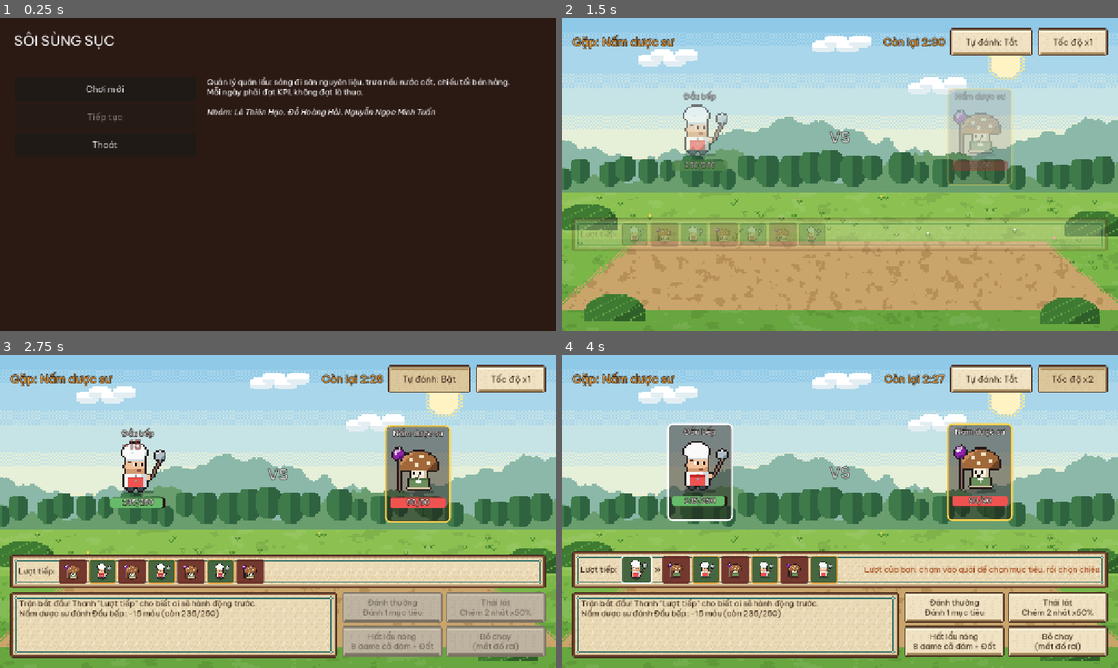
Above: before the commit, frames 1-4 (two rows, left to right).
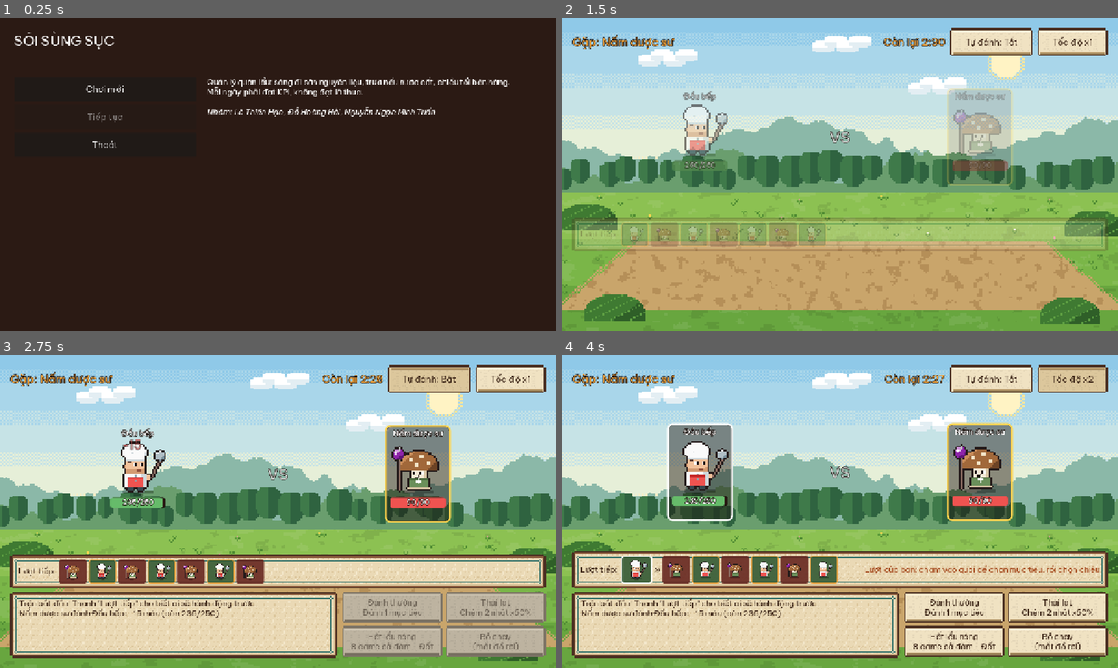
Above: after the commit, the same moments.

Repository: Znoywho/HotPot_SUNSUT
Game: Godot game, scene res://scenes/main_menu/main_menu.tscn
Same seed, same stepped clock (60 frames per second), same inputs: the game is played once before the commit and once after it.
Inputs (mouse positions are in pixels of both pictures, inside the frame that each line leads up to):
- Up to frame 1 (0.25 s): no input
- Up to frame 2 (1.5 s): click "Chơi mới" at 0.5 s; click (806, 161) at 1.27 s
- Up to frame 3 (2.75 s): click "Tự đánh: Tắt" at 2 s
- Up to frame 4 (4 s): click "Tự đánh: Bật" at 2.75 s; click "Tốc độ x1" at 3.5 s

The runs differ from the first frame. In frame 1, 1.5% of the frame differs, in the area x 2-92%, y 4-42%; in frame 2, 0.8%; in frame 3, 2.9%; in frame 4, 3.4%, in the area x 1-99%, y 3-97%.

Commit message:
Icon of HUD

Diff:
--- a/project.godot
+++ b/project.godot
@@ -37,5 +37,6 @@
 
 [rendering]
 
+textures/canvas_textures/default_texture_filter=0
 renderer/rendering_method="gl_compatibility"
 renderer/rendering_method.mobile="gl_compatibility"
--- /dev/null
+++ b/scenes/common/hud.gd
@@ -0,0 +1 @@
+extends CanvasLayer
--- /dev/null
+++ b/scenes/common/hud.tscn
@@ -0,0 +1,66 @@
+[gd_scene format=3 uid="uid://d1faq4lq7n452"]
+
+[ext_resource type="Script" uid="uid://c3d1v0m2f7rs" path="res://scenes/common/hud.gd" id="1_pcol3"]
+[ext_resource type="StyleBox" path="res://scenes/common/hud_box.tres" id="2_box"]
+
+[sub_resource type="SpriteFrames" id="SpriteFrames_ynscc"]
+
+[node name="Hud" type="CanvasLayer" unique_id=1164983042]
+script = ExtResource("1_pcol3")
+
+[node name="TopBar" type="PanelContainer" parent="." unique_id=631558162]
+anchors_preset = 10
+anchor_right = 1.0
+offset_bottom = 21.0
+grow_horizontal = 2
+theme_override_styles/panel = ExtResource("2_box")
+
+[node name="Row" type="HBoxContainer" parent="TopBar" unique_id=1687317081]
+layout_mode = 2
+theme_override_constants/separation = 32
+
+[node name="DayLabel" type="Label" parent="TopBar/Row" unique_id=918274651]
+layout_mode = 2
+theme_override_colors/font_color = Color(0.23137255, 0.14117648, 0.08627451, 1)
+theme_override_font_sizes/font_size = 20
+text = "Ngày 1"
+
+[node name="KpiLabel" type="Label" parent="TopBar/Row" unique_id=402761938]
+layout_mode = 2
+theme_override_colors/font_color = Color(0.23137255, 0.14117648, 0.08627451, 1)
+theme_override_font_sizes/font_size = 20
+text = "KPI: 300.000đ"
+
+[node name="Spacer" type="Control" parent="TopBar/Row" unique_id=775120364]
+layout_mode = 2
+size_flags_horizontal = 3
+
+[node name="StarsLabel" type="Label" parent="TopBar/Row" unique_id=1540382716]
+layout_mode = 2
+theme_override_colors/font_color = Color(0.23137255, 0.14117648, 0.08627451, 1)
+theme_override_font_sizes/font_size = 20
+text = "Sao: 3.0"
+
+[node name="TimerLabel" type="Label" parent="TopBar/Row" unique_id=266490183]
+layout_mode = 2
+theme_override_colors/font_color = Color(0.23137255, 0.14117648, 0.08627451, 1)
+theme_override_font_sizes/font_size = 20
+text = "2:30"
+
+[node name="BoxContainer" type="BoxContainer" parent="TopBar/Row" unique_id=500810568]
+layout_mode = 2
+
+[node name="MoneyGroup" type="HBoxContainer" parent="TopBar/Row" unique_id=368815833]
+layout_mode = 2
+
+[node name="MoneyLabel" type="Label" parent="TopBar/Row/MoneyGroup" unique_id=1315370894]
+layout_mode = 2
+theme_override_colors/font_color = Color(0.23137255, 0.14117648, 0.08627451, 1)
+theme_override_font_sizes/font_size = 20
+text = "500.000"
+
+[node name="MoneyIcon" type="Control" parent="TopBar/Row/MoneyGroup" unique_id=553962953]
+layout_mode = 2
+
+[node name="AnimatedSprite2D" type="AnimatedSprite2D" parent="TopBar/Row/MoneyGroup/MoneyIcon" unique_id=785366903]
+sprite_frames = SubResource("SpriteFrames_ynscc")
--- /dev/null
+++ b/scenes/common/hud_box.tres
@@ -0,0 +1,16 @@
+[gd_resource type="StyleBoxTexture" format=3]
+
+[ext_resource type="Texture2D" uid="uid://bxw80gn83hclw" path="res://assets/sprites/ui/paper_panel.png" id="1_paper"]
+
+[resource]
+texture = ExtResource("1_paper")
+content_margin_left = 16.0
+content_margin_top = 12.0
+content_margin_right = 16.0
+content_margin_bottom = 12.0
+texture_margin_left = 24.0
+texture_margin_top = 24.0
+texture_margin_right = 24.0
+texture_margin_bottom = 24.0
+axis_stretch_horizontal = 2
+axis_stretch_vertical = 2
Binary file added: assets/sprites/Eris Esra's Character Template 4.1/16x16/16x16 All Animations-Sheet.png
Not shown, added: assets/sprites/Eris Esra's Character Template 4.1/16x16/16x16 All Animations-Sheet.png.import
Binary file added: assets/sprites/Eris Esra's Character Template 4.1/16x16/16x16 All Animations.aseprite
Binary file added: assets/sprites/Eris Esra's Character Template 4.1/16x16/16x16 Attack-Sheet.png
Not shown, added: assets/sprites/Eris Esra's Character Template 4.1/16x16/16x16 Attack-Sheet.png.import
Binary file added: assets/sprites/Eris Esra's Character Template 4.1/16x16/16x16 Attack.aseprite
Binary file added: assets/sprites/Eris Esra's Character Template 4.1/16x16/16x16 Idle-Sheet.png
Not shown, added: assets/sprites/Eris Esra's Character Template 4.1/16x16/16x16 Idle-Sheet.png.import
Binary file added: assets/sprites/Eris Esra's Character Template 4.1/16x16/16x16 Idle.aseprite
Binary file added: assets/sprites/Eris Esra's Character Template 4.1/16x16/16x16 Interact-Sheet.png
Not shown, added: assets/sprites/Eris Esra's Character Template 4.1/16x16/16x16 Interact-Sheet.png.import
Binary file added: assets/sprites/Eris Esra's Character Template 4.1/16x16/16x16 Interact.aseprite
(and 63 more such lines)
